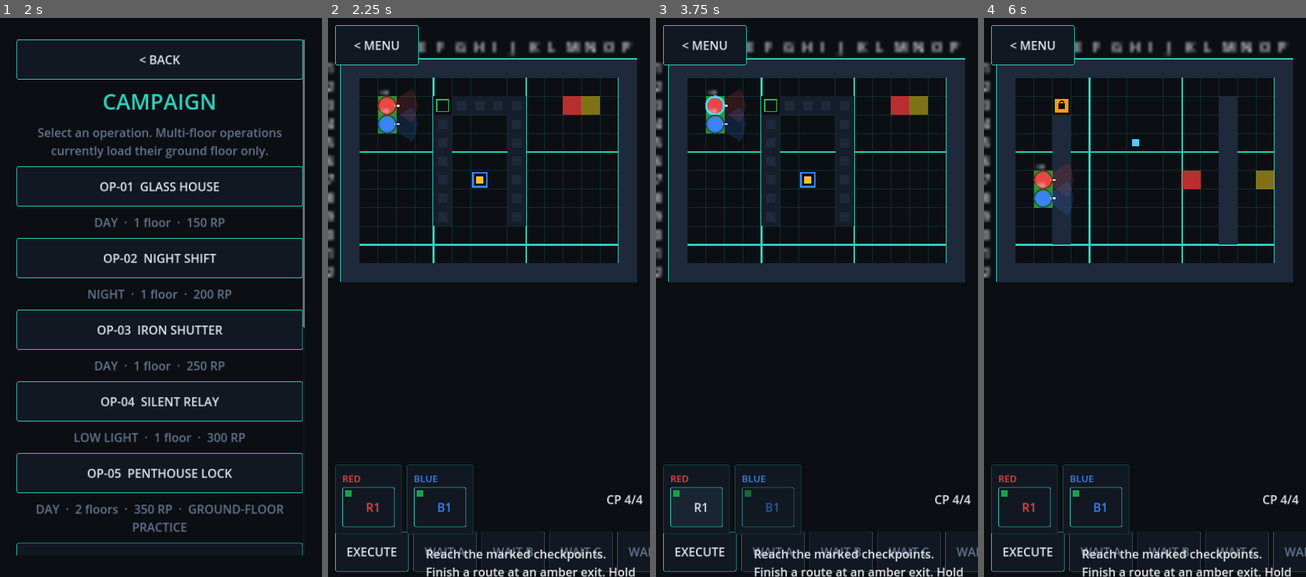
Above: before the commit, frames 1-4 (left to right).
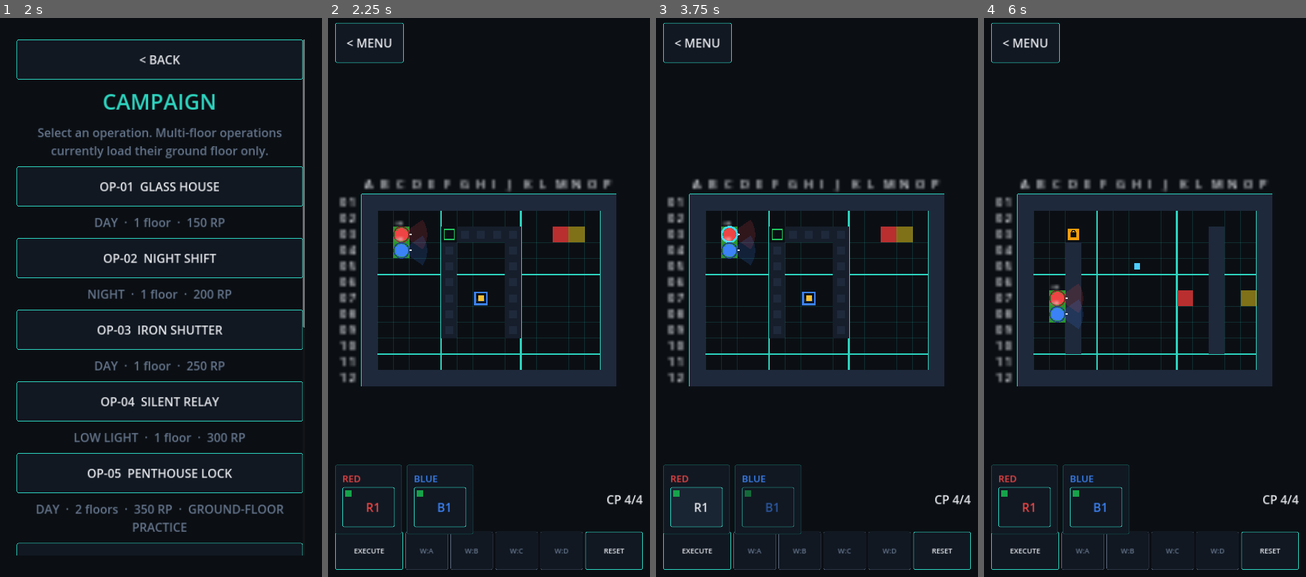
Above: after the commit, the same moments.

Repository: GhostMan612/TacPlanShooter
Game: Godot game, scene res://scenes/splash.tscn
Two runs of this game, one before a commit and one after it. Both use one fixed random seed, a clock stepped at 60 frames per second and the inputs below.
Inputs (mouse positions are in pixels of both pictures, inside the frame that each line leads up to):
- Up to frame 1 (2 s): tap Enter at 0.5 s; move the mouse to (231, 263) at 0.52 s; hold Right (ui_right) 0.53-1.25 s; click (231, 263) at 0.67 s; click "CAMPAIGN" at 1.25 s
- Up to frame 2 (2.25 s): click "OP-01 GLASS HOUSE" at 2 s
- Up to frame 3 (3.75 s): click "EXECUTE" at 2.75 s; click "R1" at 3.5 s
- Up to frame 4 (6 s): click "B1" at 4.25 s; click "< MENU" at 5 s; click "OP-02 NIGHT SHIFT" at 5.75 s

Frame 1 is identical in both runs. In frame 2, 27% of the frame differs, in the area x 0-100%, y 0-100%; in frame 3, 27%; in frame 4, 29%.

Commit message:
Session 18: Fix 720x1612 Planning HUD & WAV PCM headers; verify BLU B160V device QA
Headless parse_all (92 scripts / 13 scenes failures=0) and BLU B160V Android 14 (PowerVR Rogue GE8300) runtime/logcat verification pass (0 errors across Title, Settings/NVG, OP-01 Planning+PipLoupe, 60Hz Execution+FogLayer, AarScreen ReplayScrubber, MapEditorScreen).

Diff:
--- a/scripts/planning/planning_root.gd
+++ b/scripts/planning/planning_root.gd
@@ -101,10 +101,10 @@
 		add_child(token)
 	camera = MissionCamera.new()
 	add_child(camera)
-	camera.configure_for_map(
-		Vector2(map.width_cells, map.height_cells) * float(SimConstants.GRID_CELL_SIZE_PX),
-		get_viewport_rect().size
-	)
+	var map_px := Vector2(map.width_cells, map.height_cells) * float(SimConstants.GRID_CELL_SIZE_PX)
+	camera.configure_for_map(map_px, get_viewport_rect().size)
+	camera.apply_uniform_zoom(camera.zoom.x * 0.86)
+	_center_camera_if_short(map_px)
 	camera.make_current()
 	controller = PlanningController.new()
 	controller.camera = camera
@@ -148,6 +148,8 @@
 func _on_viewport_resized() -> void:
 	if camera != null:
 		camera.set_viewport_size(get_viewport_rect().size)
+		if map != null:
+			_center_camera_if_short(Vector2(map.width_cells, map.height_cells) * float(SimConstants.GRID_CELL_SIZE_PX))
 	_place_hud()
 
 
@@ -254,22 +256,26 @@
 	_hud = HBoxContainer.new()
 	_hud.name = "ActionBar"
 	_hud.mouse_filter = Control.MOUSE_FILTER_IGNORE
+	_hud.add_theme_constant_override("separation", 8)
 	_hud_canvas.add_child(_hud)
 	_execute_button = UiKit.button("EXECUTE", _on_execute_pressed, settings)
-	_alpha_button = UiKit.button("A", _on_alpha_pressed, settings)
-	_bravo_button = UiKit.button("B", _on_bravo_pressed, settings)
-	_charlie_button = UiKit.button("C", _on_charlie_pressed, settings)
-	_delta_button = UiKit.button("D", _on_delta_pressed, settings)
+	_alpha_button = UiKit.button("W:A", _on_alpha_pressed, settings)
+	_bravo_button = UiKit.button("W:B", _on_bravo_pressed, settings)
+	_charlie_button = UiKit.button("W:C", _on_charlie_pressed, settings)
+	_delta_button = UiKit.button("W:D", _on_delta_pressed, settings)
 	_reset_button = UiKit.button("RESET", _on_reset_pressed, settings)
-	_execute_button.size_flags_stretch_ratio = 2.0
-	_reset_button.size_flags_stretch_ratio = 1.6
+	_execute_button.size_flags_stretch_ratio = 1.6
+	_reset_button.size_flags_stretch_ratio = 1.35
 	for b in [_execute_button, _alpha_button, _bravo_button, _charlie_button, _delta_button, _reset_button]:
+		b.add_theme_font_size_override("font_size", 24)
+		b.clip_text = true
 		_hud.add_child(b)
 	_status_label = Label.new()
 	_status_label.name = "Status"
 	_status_label.autowrap_mode = TextServer.AUTOWRAP_WORD_SMART
 	_status_label.vertical_alignment = VERTICAL_ALIGNMENT_CENTER
 	_status_label.mouse_filter = Control.MOUSE_FILTER_IGNORE
+	_status_label.add_theme_font_size_override("font_size", 24)
 	_status_label.text = _planning_hint()
 	_hud_canvas.add_child(_status_label)
 	_build_node_menu(settings)
@@ -295,16 +301,31 @@
 	_hud.position = Vector2(margin, vp.y - bar_h - margin)
 	_hud.size = Vector2(vp.x - margin * 2.0, bar_h)
 	if _menu_button != null:
-		_menu_button.position = Vector2(margin, 72.0)
-		_menu_button.size = Vector2(280.0, bar_h)
+		_menu_button.position = Vector2(margin, 64.0)
+		_menu_button.size = Vector2(230.0, bar_h)
 	if _status_label != null:
-		_status_label.position = Vector2(margin * 2.0 + 280.0, 72.0)
-		_status_label.size = Vector2(vp.x - margin * 3.0 - 280.0, bar_h)
+		_status_label.position = Vector2(margin * 2.0 + 230.0, 64.0)
+		_status_label.size = Vector2(vp.x - margin * 3.0 - 230.0, bar_h)
 	if squad_hud != null:
 		squad_hud.place(Rect2(Vector2(margin, vp.y - bar_h - margin * 2.0 - SquadHud.HEIGHT_PX), Vector2(vp.x - margin * 2.0, SquadHud.HEIGHT_PX)))
 	if _node_menu != null:
-		_node_menu.position = Vector2(margin, 72.0 + bar_h + margin)
+		_node_menu.position = Vector2(margin, 64.0 + bar_h + margin)
 		_node_menu.size = Vector2(vp.x - margin * 2.0, 0.0)
+
+
+func _center_camera_if_short(map_px: Vector2) -> void:
+	if camera == null:
+		return
+	var vp_sz: Vector2 = get_viewport_rect().size
+	var world_h: float = vp_sz.y / maxf(camera.zoom.x, 0.01)
+	if map_px.y + 96.0 < world_h:
+		var pad_y: int = int(ceil((world_h - map_px.y) * 0.5)) + 64
+		camera.limit_left = -72
+		camera.limit_right = int(map_px.x) + 72
+		camera.limit_top = -pad_y
+		camera.limit_bottom = int(map_px.y) + pad_y
+		camera.position = map_px * 0.5
+		camera.clamp_to_limits()
 
 
 func _go_back() -> void:
@@ -638,7 +659,7 @@
 		var b: Button = code_buttons[i]
 		if b != null:
 			b.disabled = result_visible or (not executing and _selected_node == RoutePlanner.NO_CELL)
-			b.text = ("SEND " if executing else "WAIT ") + "ABCD".substr(i, 1)
+			b.text = ("GO:" if executing else "W:") + "ABCD".substr(i, 1)
 	if controller != null:
 		controller.routing_enabled = not executing and not result_visible
 	_refresh_node_menu()
Not shown, changed: assets/audio/sfx_ui_blip_01.wav
Not shown, changed: assets/audio/sfx_ui_blip_02.wav
Not shown, changed: assets/audio/sfx_ui_blip_03.wav
Not shown, changed: assets/audio/sfx_ui_blip_04.wav
Not shown, changed: assets/audio/sfx_ui_heartbeat.wav
Not shown, changed: assets/audio/sfx_ui_squelch_01.wav
Not shown, changed: assets/audio/sfx_ui_squelch_02.wav
Not shown, changed: assets/audio/sfx_ui_squelch_03.wav
Not shown, changed: assets/audio/sfx_ui_squelch_04.wav
Not shown, changed: assets/audio/sfx_ui_squelch_05.wav
Not shown, changed: assets/audio/sfx_ui_squelch_06.wav
Not shown, changed: assets/audio/sfx_ui_squelch_07.wav
(and 8 more such lines)
